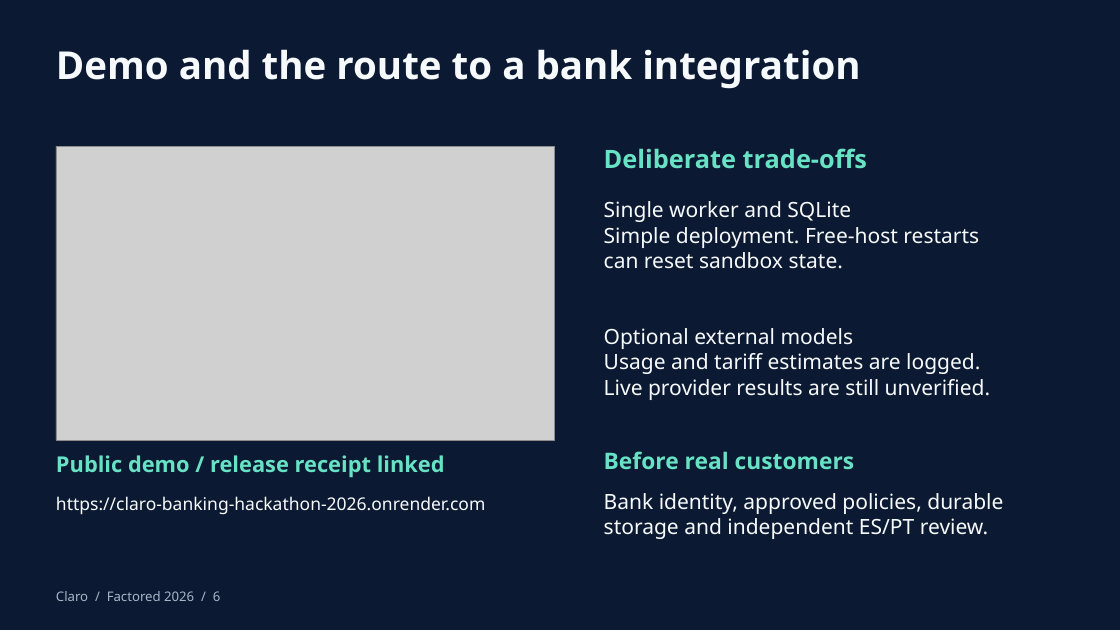
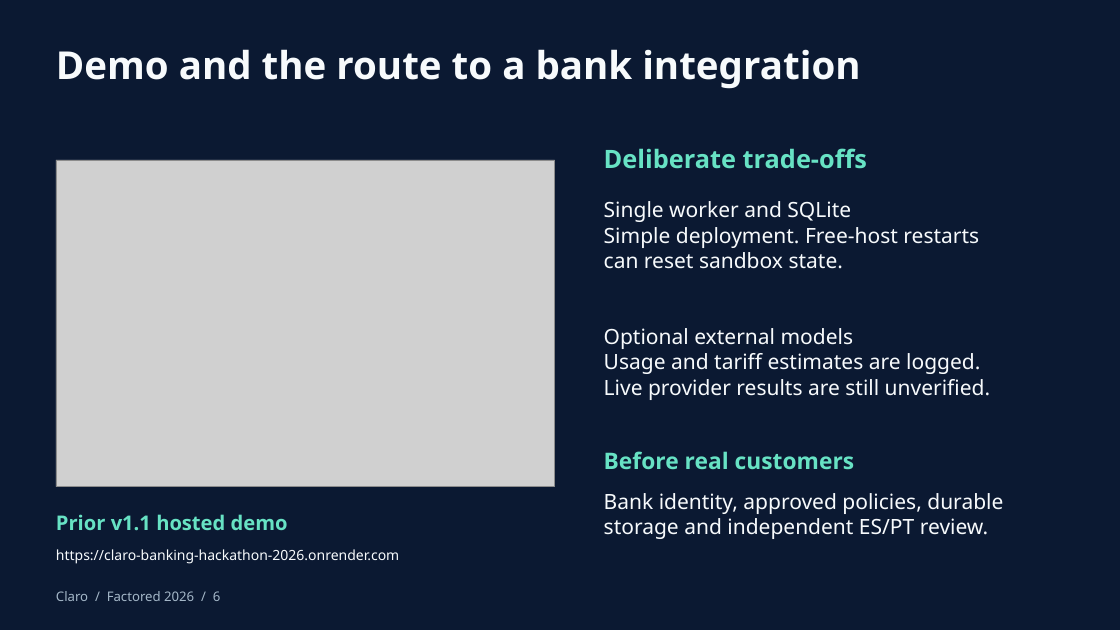
Before and after one commit to nicoceron/factored-hackathon-2026-nicoceron, a slide deck: slide 6 of submission/Claro-Hackathon-2026.pptx. Drawn at 1120x630 pixels with LibreOffice and Linux fonts; fonts in the diff are those of the drawing; grey boxes stand for pictures. Boxes give left, top, right and bottom in pixels: in the first picture for what was removed or moved away, otherwise in the second. Text is boxed around its words. In the diff, an @@ line names an element or a change of style, - is before the commit and + after.

Commit message:
Make banking support chat-first and strengthen grounded workflow checks

```diff
--- a/submission/Claro-Hackathon-2026.pptx
+++ b/submission/Claro-Hackathon-2026.pptx
@@ picture resized from (x1=56, y1=146, x2=555, y2=440) to (x1=56, y1=160, x2=555, y2=486) @@
@@ text at (x1=56, y1=514, x2=288, y2=531): text changed; size 18.8 to 17.2 pt @@
-Public demo / release receipt linked
+Prior v1.1 hosted demo
@@ text "https://claro-banking-hackathon-2026.onrender.com" moved from (x1=56, y1=496, x2=485, y2=515) to (x1=56, y1=549, x2=399, y2=564) @@
@@ text "https://claro-banking-hackathon-2026.onrender.com" at (x1=56, y1=549, x2=399, y2=564): size 15 to 12 pt @@
```
Also in this commit, not shown: 3 other slides changed, 56 other files.
